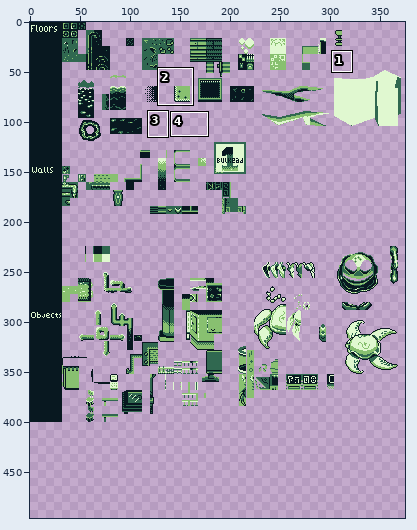
Pixel-art file -- assets/backgrounds/Tilesets/First.ase. The picture above shows the old version from afar; the outline marks the close-up.
Close-up. Before the commit:
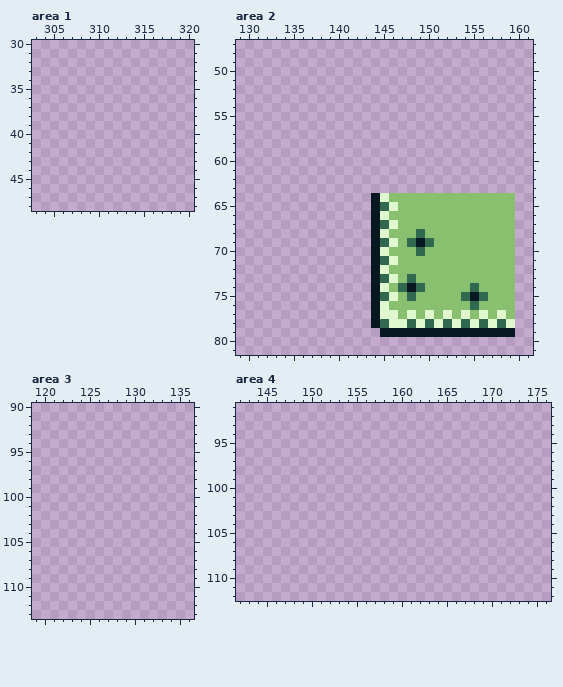
384x400 pixels, 1 frame. Shown: area 1: x 303..320, y 30..48; area 2: x 129..161, y 47..81; area 3: x 119..136, y 90..113; area 4: x 142..176, y 91..112. The old version is drawn lined up with the new one, on the new canvas. The wide view leaves out empty margins. The commit also changed other parts of the picture, which this record leaves out.
New version:
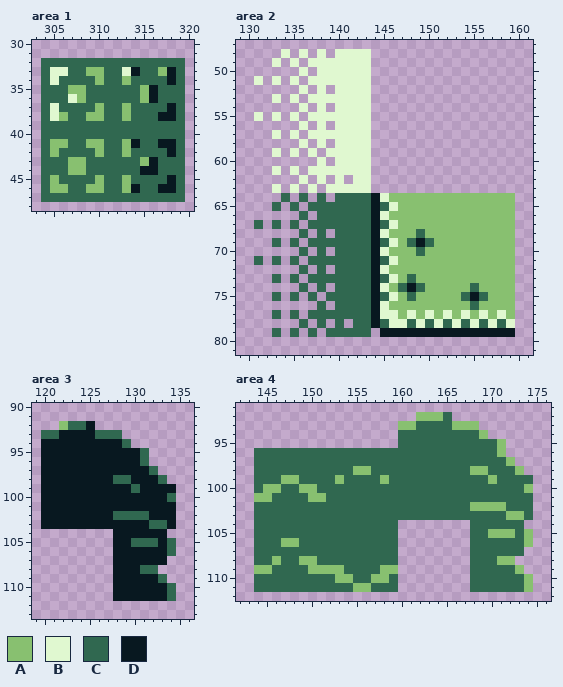
Palette (. is transparent): A #88c070  B #e0f8d0  C #306850  D #081820
From old to new:
canvas 384x400 -> 664x496
--- area 1
@@ x 303..320 @@
 31 ..................
-32 ..................
-33 ..................
-34 ..................
-35 ..................
-36 ..................
-37 ..................
-38 ..................
-39 ..................
-40 ..................
-41 ..................
-42 ..................
-43 ..................
-44 ..................
-45 ..................
-46 ..................
-47 ..................
+32 .CCCCCCCCCCCCCCCC.
+33 .CBBCCAACCBDCCADC.
+34 .CBCCCCACCACCCCDC.
+35 .CCCAACCCCCCADCCC.
+36 .CCCBACCCCCCADCCC.
+37 .CBCCCCACCACCCCDC.
+38 .CBACCAACCACCCDDC.
+39 .CCCCCCCCCCCCCCCC.
+40 .CCCCCCCCCCCCCCCC.
+41 .CAACCAACCADCCDDC.
+42 .CACCCCACCACCCCDC.
+43 .CCCAACCCCCCADCCC.
+44 .CCCAACCCCCCDDCCC.
+45 .CACCCCACCACCCCDC.
+46 .CAACCAACCADCCDDC.
+47 .CCCCCCCCCCCCCCCC.
 48 ..................
--- area 2
@@ x 129..145 @@
 47 .................
-48 .................
-49 .................
-50 .................
-51 .................
-52 .................
-53 .................
-54 .................
-55 .................
-56 .................
-57 .................
-58 .................
-59 .................
-60 .................
-61 .................
-62 .................
-63 .................
-64 ...............DB
-65 ...............DC
-66 ...............DB
-67 ...............DC
-68 ...............DB
-69 ...............DC
-70 ...............DB
-71 ...............DC
-72 ...............DB
-73 ...............DC
-74 ...............DB
-75 ...............DC
-76 ...............DB
-77 ...............DB
-78 ...............DC
-79 ................D
+48 .....B.B.B.BBBB..
+49 ....B.B.BBBBBBB..
+50 .......B.BBBBBB..
+51 ..B.B.B.BBBBBBB..
+52 .......B.B.BBBB..
+53 ....B.B.BBBBBBB..
+54 .......B.B.BBBB..
+55 ..B.B.B.BBBBBBB..
+56 .......B.B.BBBB..
+57 ....B.B.BBBBBBB..
+58 .......B.B.BBBB..
+59 ....B.B.B.BBBBB..
+60 .........B.BBBB..
+61 ....B.B.BBBBBBB..
+62 .......B.B.B.BB..
+63 ....B.B.B.BBBBB..
+64 .....C.C.C.CCCCDB
+65 ....C.C.CCCCCCCDC
+66 .......C.CCCCCCDB
+67 ..C.C.C.CCCCCCCDC
+68 .......C.C.CCCCDB
+69 ....C.C.CCCCCCCDC
+70 .......C.C.CCCCDB
+71 ..C.C.C.CCCCCCCDC
+72 .......C.C.CCCCDB
+73 ....C.C.CCCCCCCDC
+74 .......C.C.CCCCDB
+75 ....C.C.C.CCCCCDC
+76 .........C.CCCCDB
+77 ....C.C.CCCCCCCDB
+78 .......C.C.C.CCDC
+79 ....C.C.C.CCCCC.D
 80 .................
--- area 3
@@ x 119..136 @@
  91 ..................
- 92 ..................
- 93 ..................
- 94 ..................
- 95 ..................
- 96 ..................
- 97 ..................
- 98 ..................
- 99 ..................
-100 ..................
-101 ..................
-102 ..................
-103 ..................
-104 ..................
-105 ..................
-106 ..................
-107 ..................
-108 ..................
-109 ..................
-110 ..................
-111 ..................
+ 92 ...ACCD...........
+ 93 .CCDDDDCCC........
+ 94 .DDDDDDDDDC.......
+ 95 .DDDDDDDDDDDC.....
+ 96 .DDDDDDDDDDDC.....
+ 97 .DDDDDDDDDDDDC....
+ 98 .DDDDDDDDCCDDDC...
+ 99 .DDDDDDDDDDCDDDD..
+100 .DDDDDDDDDDDDDDC..
+101 .DDDDDDDDDDDDDDD..
+102 .DDDDDDDDCCCCDDD..
+103 .DDDDDDDDDDDDCCD..
+104 .........DDDDDD...
+105 .........DDCCCDC..
+106 .........DDDDDDC..
+107 .........DDDDDD...
+108 .........DDDCC....
+109 .........DDDDDC...
+110 .........DDDDDDC..
+111 .........DDDDDDC..
 112 ..................
--- area 4
@@ x 142..176 @@
  91 ...................................
- 92 ...................................
- 93 ...................................
- 94 ...................................
- 95 ...................................
- 96 ...................................
- 97 ...................................
- 98 ...................................
- 99 ...................................
-100 ...................................
-101 ...................................
-102 ...................................
-103 ...................................
-104 ...................................
-105 ...................................
-106 ...................................
-107 ...................................
-108 ...................................
-109 ...................................
-110 ...................................
-111 ...................................
+ 92 ....................AAAC...........
+ 93 ..................AACCCCAAA........
+ 94 ..................CCCCCCCCCA.......
+ 95 ..................CCCCCCCCCCCA.....
+ 96 ..CCCCCCCCCCCCCCCCCCCCCCCCCCCA.....
+ 97 ..CCCCCCCCCCCCCCCCCCCCCCCCCCCCA....
+ 98 ..CCCCCCCCCCCAACCCCCCCCCCCAACCCA...
+ 99 ..CCCAACCCCACCCCACCCCCCCCCCCACCCC..
+100 ..CAACCAACCCCCCCCCCCCCCCCCCCCCCCA..
+101 ..AACCCCAACCCCCCCCCCCCCCCCCCCCCCC..
+102 ..CCCCCCCCCCCCCCCCCCCCCCCCAAAACCC..
+103 ..CCCCCCCCCCCCCCCCCCCCCCCCCCCCAAC..
+104 ..CCCCCCCCCCCCCCCC........CCCCCC...
+105 ..CCCCCCCCCCCCCCCC........CCAAACA..
+106 ..CCCAACCCCCCCCCCC........CCCCCCA..
+107 ..CCCCCCCCCCCCCCCC........CCCCCC...
+108 ..CCACCAACCCCCCCCC........CCCAA....
+109 ..AACCCCAAAACCCCAA........CCCCCA...
+110 ..CCCCCCCCCAACCAAC........CCCCCCA..
+111 ..CCCCCCCCCCCAACCC........CCCCCCA..
 112 ...................................
Changed places in both close-ups, as pixel boxes (x1, y1, x2, y2):
added: (41, 58, 185, 202)
added: (254, 49, 371, 337)
added: (41, 421, 176, 601)
added: (254, 412, 533, 592)
